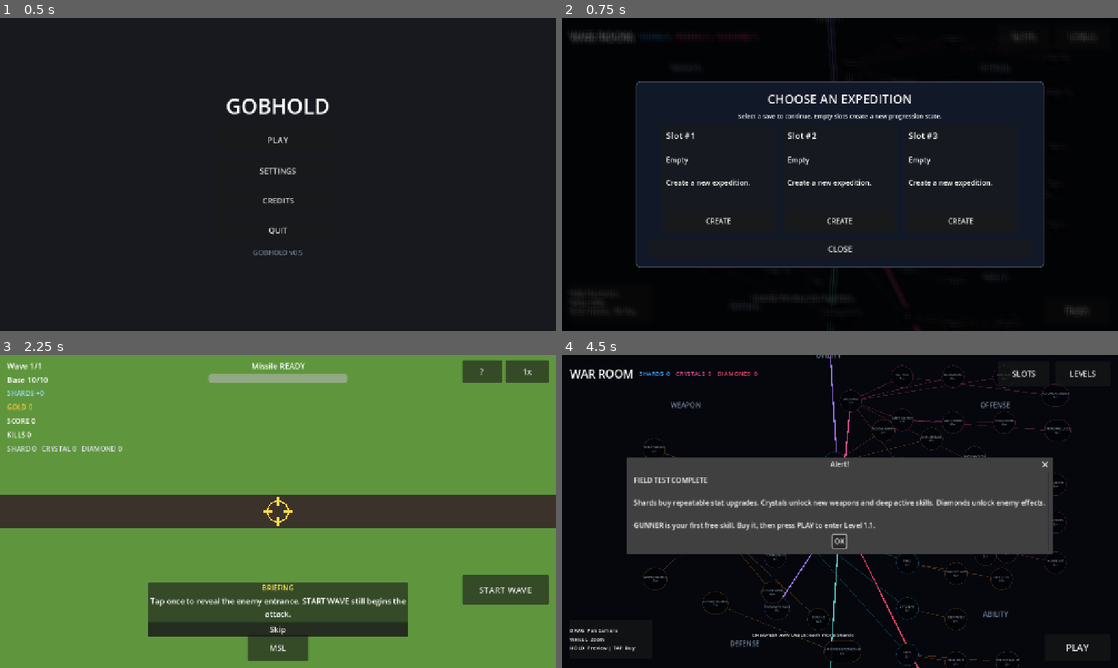
Above: before the commit, frames 1-4 (two rows, left to right).
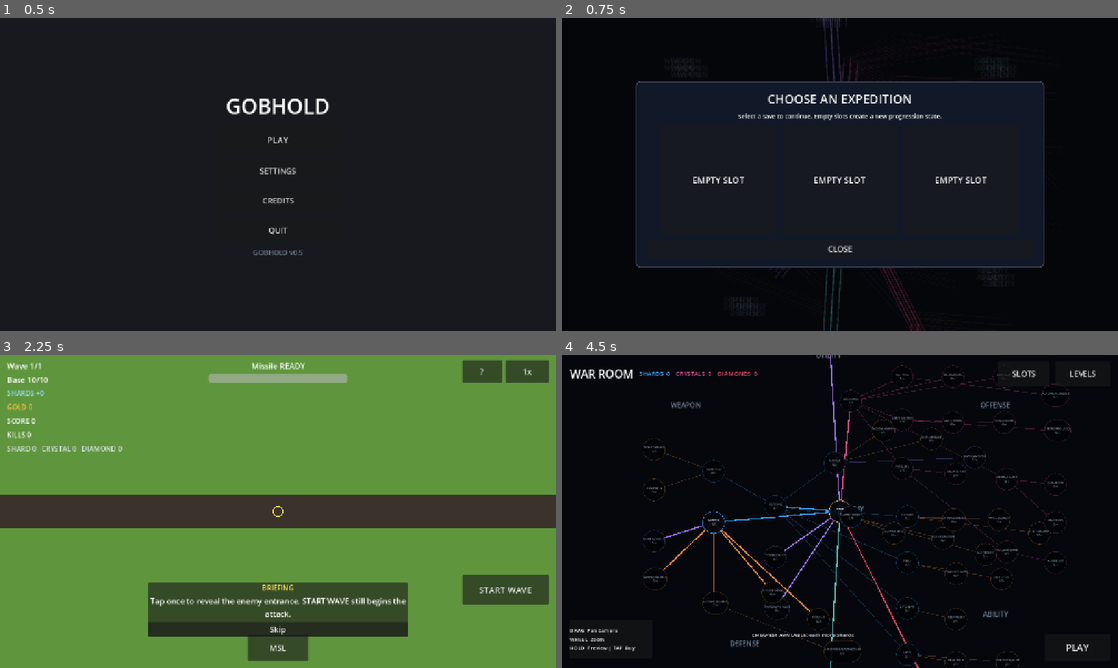
Above: after the commit, the same moments.

Repository: olu4wealth/gobhold
Game: Godot game, scene res://ui/main_menu.tscn
Same seed, same stepped clock (60 frames per second), same inputs: the game is played once before the commit and once after it.
Inputs (mouse positions are in pixels of both pictures, inside the frame that each line leads up to):
- Up to frame 1 (0.5 s): no input
- Up to frame 2 (0.75 s): click "PLAY" at 0.5 s
- Up to frame 3 (2.25 s): click (461, 373) at 1.25 s, where only the run before the commit has a clickable "SLOTS"; click (155, 558) at 2 s, where only the run before the commit has a clickable "CREATE"
- Up to frame 4 (4.5 s): click "START WAVE" at 2.75 s; click "Skip" at 3.5 s; click "UPGRADES" at 4.25 s

Frame 1 is identical in both runs. In frame 2, 2.6% of the frame differs, in the area x 1-96%, y 0-100%; in frame 3, 0.1%; in frame 4, 24%, in the area x 11-89%, y 32-82%.
Error after the commit: Cannot call method 'set_input_as_handled' on a null value. (res://ui/skill_tree.gd:359)

Commit message:
Hide War Room behind slots, simplify slot cards, 0.5s missile, compact rewards, fix L1 turret drop

Diff:
--- a/game/build_phase.gd
+++ b/game/build_phase.gd
@@ -53,10 +53,12 @@
 	if Save.active_slot >= 0:
 		var data := Save.load_slot(Save.active_slot)
 		tree = (data["meta"] as Dictionary).get("tree", {})
-	var effects = Progression.effects(tree)
-	copies = effects["copies"].duplicate()
+	effects = Progression.effects(tree)
+	copies = (effects["copies"] as Dictionary).duplicate()
 	tower_cap = 3 + int(effects.get("tower_count", 0))
 	build_tutorial = lid == "1.1"
+	if lid == "1.1" and int(copies.get("gun", 0)) <= 0:
+		copies["gun"] = 1
 	if Save.active_level == "" and copies.get("gun", 0) == 0:
 		copies = {"scrapper": 1, "gun": 2, "cannon": 1, "mortar": 1, "flame": 0, "grenade": 0, "tesla": 0, "cryo": 0, "laser": 0} # dev slice purse
 	var pts := PackedVector2Array(def["path"])
@@ -93,6 +95,7 @@
 func _build_tray() -> void:
 	for c in tray_box.get_children():
 		c.queue_free()
+	var shown := 0
 	for t in Defs.TOWERS:
 		var n: int = int(copies.get(t, 0))
 		if n <= 0:
@@ -106,6 +109,9 @@
 		b.toggled.connect(_on_tray.bind(t))
 		b.set_meta("type", t)
 		tray_box.add_child(b)
+		shown += 1
+	if shown == 0:
+		_say("No towers owned — open LEVELS, buy GUNNER (Free).")
 	start_button.disabled = build_tutorial and towers_root.get_child_count() == 0
 
 
--- a/game/combat.gd
+++ b/game/combat.gd
@@ -118,7 +118,7 @@
 		t.priority = String(spec.get("priority", "near"))
 		towers_root.add_child(t)
 	missile.horde = horde
-	missile.cooldown = 2.0 if is_tutorial else float(effects["missile_cooldown"])
+	missile.cooldown = 0.5 if is_tutorial else float(effects["missile_cooldown"])
 	missile.damage = 18.0 if is_tutorial else 60.0 * float(effects["missile_damage_mult"])
 	missile.blast = 24.0 if is_tutorial else float(effects["missile_blast"])
 	missile.auto_unlocked = bool(effects["auto"])
@@ -271,6 +271,10 @@
 	meta["current_level"] = String(def.get("id", "T"))
 	if is_tutorial:
 		meta["tut"] = true
+		var tut_tree: Dictionary = meta.get("tree", {})
+		if Progression.level(tut_tree, "gun") <= 0:
+			tut_tree["gun"] = 1
+			meta["tree"] = tut_tree
 	var prog: Dictionary = data["progress"]
 	var unlocked: Array = prog.get("unlocked", [])
 	var lid := String(def.get("id", ""))
--- a/game/combat.tscn
+++ b/game/combat.tscn
@@ -254,27 +254,28 @@
 anchor_top = 0.5
 anchor_right = 0.5
 anchor_bottom = 0.5
-offset_left = -220.0
-offset_top = -170.0
-offset_right = 220.0
-offset_bottom = 170.0
+offset_left = -160.0
+offset_top = -80.0
+offset_right = 160.0
+offset_bottom = 80.0
 
 [node name="VBox" type="VBoxContainer" parent="HUD/ResultPanel"]
-theme_override_constants/separation = 12
+theme_override_constants/separation = 6
 
 [node name="Title" type="Label" parent="HUD/ResultPanel/VBox"]
-theme_override_font_sizes/font_size = 28
+theme_override_font_sizes/font_size = 20
 text = "LEVEL CLEAR"
 horizontal_alignment = 1
 
 [node name="Body" type="Label" parent="HUD/ResultPanel/VBox"]
-theme_override_font_sizes/font_size = 18
-horizontal_alignment = 1
+theme_override_font_sizes/font_size = 14
+horizontal_alignment = 1
+autowrap_mode = 2
 
 [node name="TreeButton" type="Button" parent="HUD/ResultPanel/VBox"]
-theme_override_font_sizes/font_size = 18
+theme_override_font_sizes/font_size = 14
 text = "Upgrades"
 
 [node name="RetryButton" type="Button" parent="HUD/ResultPanel/VBox"]
-theme_override_font_sizes/font_size = 18
+theme_override_font_sizes/font_size = 14
 text = "PLAY AGAIN"
--- a/game/missile.gd
+++ b/game/missile.gd
@@ -7,7 +7,7 @@
 
 var horde = null
 var active := false
-var cooldown := 2.0
+var cooldown := 0.5
 var damage := 60.0
 var blast := 45.0
 var auto_unlocked := false
@@ -17,7 +17,6 @@
 
 var cd_left := 0.0
 var cross := Vector2(640, 360)
-var last_hit := Vector2(-9999.0, -9999.0)
 var _touch_id := -1
 var _mheld := false
 var _touch_device := false
@@ -109,7 +108,6 @@
 func _detonate(point: Vector2) -> void:
 	if horde != null and is_instance_valid(horde):
 		horde.damage_at(point, blast, damage)
-	last_hit = point
 	_flashes.append({"pos": point - global_position, "t": 0.35})
 	Input.vibrate_handheld(40)
 
@@ -121,19 +119,15 @@
 	var c := cross - global_position
 	var is_ready := cd_left <= 0.0
 	var col := Color(1, 0.85, 0.3) if is_ready else Color(0.5, 0.5, 0.55, 0.7)
-	draw_arc(c, 24.0, 0.0, TAU, 28, col, 3.0)
-	draw_line(c + Vector2(-34, 0), c + Vector2(-14, 0), col, 3.0)
-	draw_line(c + Vector2(14, 0), c + Vector2(34, 0), col, 3.0)
-	draw_line(c + Vector2(0, -34), c + Vector2(0, -14), col, 3.0)
-	draw_line(c + Vector2(0, 14), c + Vector2(0, 34), col, 3.0)
+	draw_arc(c, 12.0, 0.0, TAU, 24, col, 2.0)
+	draw_line(c + Vector2(-17, 0), c + Vector2(-7, 0), col, 2.0)
+	draw_line(c + Vector2(7, 0), c + Vector2(17, 0), col, 2.0)
+	draw_line(c + Vector2(0, -17), c + Vector2(0, -7), col, 2.0)
+	draw_line(c + Vector2(0, 7), c + Vector2(0, 17), col, 2.0)
 	if not is_ready:
-		draw_arc(c, 32.0, -PI * 0.5, -PI * 0.5 + TAU * (1.0 - cd_left / cooldown), 28, col, 4.0)
+		draw_arc(c, 16.0, -PI * 0.5, -PI * 0.5 + TAU * (1.0 - cd_left / cooldown), 24, col, 2.0)
 	if auto_on:
-		draw_arc(c, 42.0, 0.0, TAU, 28, Color(0.4, 1.0, 0.5, 0.9), 3.0)
-	# Last impact marker.
-	if last_hit.x > -9000.0:
-		var h := last_hit - global_position
-		draw_arc(h, 10.0, 0.0, TAU, 16, Color(1, 0.5, 0.2, 0.8), 2.0)
+		draw_arc(c, 21.0, 0.0, TAU, 24, Color(0.4, 1.0, 0.5, 0.9), 2.0)
 	# Pending drop shadows.
 	for p in _pending:
 		var pp: Vector2 = (p["point"] as Vector2) - global_position
--- a/game/progression.gd
+++ b/game/progression.gd
@@ -59,7 +59,7 @@
 	{"id": "laser_falloff", "name": "PIERCING FALLoff", "category": "offense", "position": Vector2(620, 560), "desc": "Reduce line-penetration damage falloff.", "max": -1, "base_cost": 230, "currency": "shards", "needs": ["laser"], "effect": {"kind": "falloff", "amount": 0.08}},
 
 	{"id": "ordnance", "name": "ORDNANCE", "category": "ability", "position": Vector2(40, -410), "desc": "Commander weapons and cursor-directed support.", "max": 1, "costs": [{"shards": 20}], "needs": ["core"], "effect": {"kind": "none"}},
-	{"id": "missile_cd", "name": "FAST FUSE", "category": "ability", "position": Vector2(230, -500), "desc": "Reduce manual missile cooldown.", "max": -1, "base_cost": 75, "currency": "shards", "needs": ["ordnance"], "effect": {"kind": "missile_cd", "amount": 0.08}},
+	{"id": "missile_cd", "name": "FAST FUSE", "category": "ability", "position": Vector2(230, -500), "desc": "Reduce manual missile cooldown.", "max": -1, "base_cost": 75, "currency": "shards", "needs": ["ordnance"], "effect": {"kind": "missile_cd", "amount": 0.04}},
 	{"id": "missile_dmg", "name": "BIG WARHEAD", "category": "ability", "position": Vector2(420, -500), "desc": "Increase missile damage.", "max": -1, "base_cost": 110, "currency": "shards", "needs": ["ordnance"], "effect": {"kind": "missile_damage", "amount": 0.08}},
 	{"id": "missile_blast", "name": "WIDE BLAST", "category": "ability", "position": Vector2(610, -500), "desc": "Increase missile impact radius.", "max": -1, "base_cost": 100, "currency": "shards", "needs": ["ordnance"], "effect": {"kind": "missile_blast", "amount": 6.0}},
 	{"id": "auto", "name": "AUTOMATIC MISSILE", "category": "ability", "position": Vector2(790, -430), "desc": "A mileston …(190 unchanged characters)…
@@ -230,7 +230,7 @@
 		"slow": 0.0,
 		"beam_mult": 1.0,
 		"beam_falloff": 0.35,
-		"missile_cooldown": 2.0,
+		"missile_cooldown": 0.5,
 		"missile_damage_mult": 1.0,
 		"missile_blast": 45.0,
 		"auto": false,
@@ -270,7 +270,7 @@
 			"slow": out["slow"] = minf(0.9, float(out["slow"]) + amount)
 			"beam": out["beam_mult"] += amount
 			"falloff": out["beam_falloff"] = maxf(0.02, float(out["beam_falloff"]) - amount)
-			"missile_cd": out["missile_cooldown"] = maxf(0.35, float(out["missile_cooldown"]) - amount)
+			"missile_cd": out["missile_cooldown"] = maxf(0.15, float(out["missile_cooldown"]) - amount)
 			"missile_damage": out["missile_damage_mult"] += amount
 			"missile_blast": out["missile_blast"] += amount
 			"auto": out["auto"] = true
--- a/game/progression_test.gd
+++ b/game/progression_test.gd
@@ -19,7 +19,7 @@
 	assert(not Progression.cost_for("auto", 0).has("crystals"))
 	var effects := Progression.effects(tree)
 	assert(int(effects["copies"]["gun"]) == 13)
-	assert(is_equal_approx(float(effects["missile_cooldown"]), 1.36))
+	assert(is_equal_approx(float(effects["missile_cooldown"]), 0.18))
 	assert(Progression.state(tree, resources, "gun") == "maxed")
 	assert(Progression.max_label(Progression.node("gun_dmg")) == "∞")
 	print("progression test passed")
--- a/ui/skill_tree.gd
+++ b/ui/skill_tree.gd
@@ -22,6 +22,7 @@
 
 var _node_buttons := {}
 var _topbar: HBoxContainer
+var _bottom_chrome: Array = []
 var _resource_labels := {}
 var _backdrop: ColorRect
 var _modal: PanelContainer
@@ -161,6 +162,7 @@
 	legend.position = Vector2(18, 610)
 	legend.size = Vector2(190, 88)
 	legend.z_index = 5
+	_bottom_chrome.append(legend)
 	add_child(legend)
 	var legend_text := Label.new()
 	legend_text.text = "DRAG  Pan Camera\nWHEEL  Zoom\nHOLD  Preview | TAP  Buy"
@@ -170,6 +172,7 @@
 	play.position = Vector2(1112, 642)
 	play.z_index = 5
 	play.pressed.connect(_open_levels)
+	_bottom_chrome.append(play)
 	add_child(play)
 	_status = Label.new()
 	_status.position = Vector2(230, 672)
@@ -177,6 +180,7 @@
 	_status.horizontal_alignment = HORIZONTAL_ALIGNMENT_CENTER
 	_status.add_theme_font_size_override("font_size", 14)
 	_status.z_index = 5
+	_bottom_chrome.append(_status)
 	add_child(_status)
 	_cheapest = Label.new()
 	_cheapest.position = Vector2(230, 635)
@@ -184,6 +188,7 @@
 	_cheapest.horizontal_alignment = HORIZONTAL_ALIGNMENT_CENTER
 	_cheapest.add_theme_font_size_override("font_size", 12)
 	_cheapest.z_index = 5
+	_bottom_chrome.append(_cheapest)
 	add_child(_cheapest)
 
 
@@ -214,6 +219,8 @@
 	var shader := load("res://ui/modal_blur.gdshader") as Shader
 	var blur_material := ShaderMaterial.new()
 	blur_material.shader = shader
+	blur_material.set_shader_parameter("darkness", 0.88)
+	blur_material.set_shader_parameter("blur_radius", 6.0)
 	_backdrop.material = blur_material
 	_backdrop.visible = false
 	add_child(_backdrop)
@@ -262,9 +269,22 @@
 	_tooltip.visible = false
 
 
+func _set_tree_chrome_visible(v: bool) -> void:
+	if _topbar != null:
+		_topbar.visible = v
+	for c in _bottom_chrome:
+		if is_instance_valid(c):
+			(c as CanvasItem).visible = v
+	for b in _node_buttons.values():
+		if is_instance_valid(b):
+			(b as CanvasItem).visible = v
+	_tooltip.visible = false
+
+
 func _open_slots() -> void:
 	_mode = "slots"
 	_show_modal("CHOOSE AN EXPEDITION", 430.0)
+	_set_tree_chrome_visible(false)
 	var note := Label.new()
 	note.text = "Select a save to continue. Empty slots create a new progression state."
 	note.horizontal_alignment = HORIZONTAL_ALIGNMENT_CENTER
@@ -287,38 +307,56 @@
 	var occupied := bool(s.get("exists", false))
 	var card := PanelContainer.new()
 	card.custom_minimum_size = Vector2(265, 245)
+	card.mouse_filter = Control.MOUSE_FILTER_STOP
+	card.gui_input.connect(_on_slot_card_input.bind(i))
 	var margin := MarginContainer.new()
 	margin.add_theme_constant_override("margin_left", 12)
 	margin.add_theme_constant_override("margin_top", 10)
 	margin.add_theme_constant_override("margin_right", 12)
 	margin.add_theme_constant_override("margin_bottom", 10)
+	margin.mouse_filter = Control.MOUSE_FILTER_IGNORE
 	card.add_child(margin)
 	var vb := VBoxContainer.new()
 	vb.add_theme_constant_override("separation", 5)
+	vb.mouse_filter = Control.MOUSE_FILTER_IGNORE
 	margin.add_child(vb)
-	var title := Label.new()
-	title.text = "Slot #%d" % [i + 1]
-	title.add_theme_font_size_override("font_size", 20)
-	vb.add_child(title)
-	var details := Label.new()
-	details.size_flags_vertical = Control.SIZE_EXPAND_FILL
-	details.autowrap_mode = TextServer.AUTOWRAP_WORD_SMART
-	if occupied:
-			details.text = "Current Level   %s\nShards          %d\nCrystals         %d\nDiamonds         %d\nEarned           %d\nLast Played      %s%s" % [
-			String(s.get("level", "T")), int(s.get("shards", 0)), int(s.get("crystals", 0)), int(s.get("diamonds", 0)),
-			int(s.get("lifetime", 0)), String(s.get("last", "—")), "\n\nACTIVE" if Save.active_slot == i else ""]
+	if not occupied:
+		var empty := Label.new()
+		empty.text = "EMPTY SLOT"
+		empty.horizontal_alignment = HORIZONTAL_ALIGNMENT_CENTER
+		empty.vertical_alignment = VERTICAL_ALIGNMENT_CENTER
+		empty.size_flags_vertical = Control.SIZE_EXPAND_FILL
+		empty.add_theme_font_size_override("font_size", 20)
+		empty.mouse_filter = Control.MOUSE_FILTER_IGNORE
+		vb.add_child(empty)
 	else:
-		details.text = "\nEmpty\n\nCreate a new expedition."
-	vb.add_child(details)
-	var select := _make_button("CONTINUE" if occupied else "CREATE", Vector2(0, 44), 16)
-	select.size_flags_horizontal = Control.SIZE_EXPAND_FILL
-	select.pressed.connect(_select_slot.bind(i))
-	vb.add_child(select)
-	if occupied:
+		var title := Label.new()
+		title.text = "Slot #%d" % [i + 1]
+		title.horizontal_alignment = HORIZONTAL_ALIGNMENT_CENTER
+		title.add_theme_font_size_override("font_size", 20)
+		title.mouse_filter = Control.MOUSE_FILTER_IGNORE
+		vb.add_child(title)
+		var details := Label.new()
+		details.size_flags_vertical = Control.SIZE_EXPAND_FILL
+		details.autowrap_mode = TextServer.AUTOWRAP_WORD_SMART
+		details.mouse_filter = Control.MOUSE_FILTER_IGNORE
+		details.text = "Current Level   %s\nEarned             %d\nLast Played      %s%s" % [
+			String(s.get("level", "T")), int(s.get("lifetime", 0)),
+			String(s.get("last", "—")), "\n\nACTIVE" if Save.active_slot == i else ""]
+		vb.add_child(details)
 		var delete := _make_button("DELETE", Vector2(0, 30), 13)
 		delete.pressed.connect(_confirm_delete.bind(i))
 		vb.add_child(delete)
 	return card
+
+
+func _on_slot_card_input(event: InputEvent, i: int) -> void:
+	if event is InputEventMouseButton and event.pressed and event.button_index == MOUSE_BUTTON_LEFT:
+		_select_slot(i)
+		get_viewport().set_input_as_handled()
+	elif event is InputEventScreenTouch and event.pressed:
+		_select_slot(i)
+		get_viewport().set_input_as_handled()
 
 
 func _select_slot(i: int) -> void:
@@ -363,6 +401,7 @@
 	_mode = "tree"
 	_modal.visible = false
 	_backdrop.visible = false
+	_set_tree_chrome_visible(true)
 	_refresh_data()
 	if Save.active_slot < 0:
 		_open_slots()
